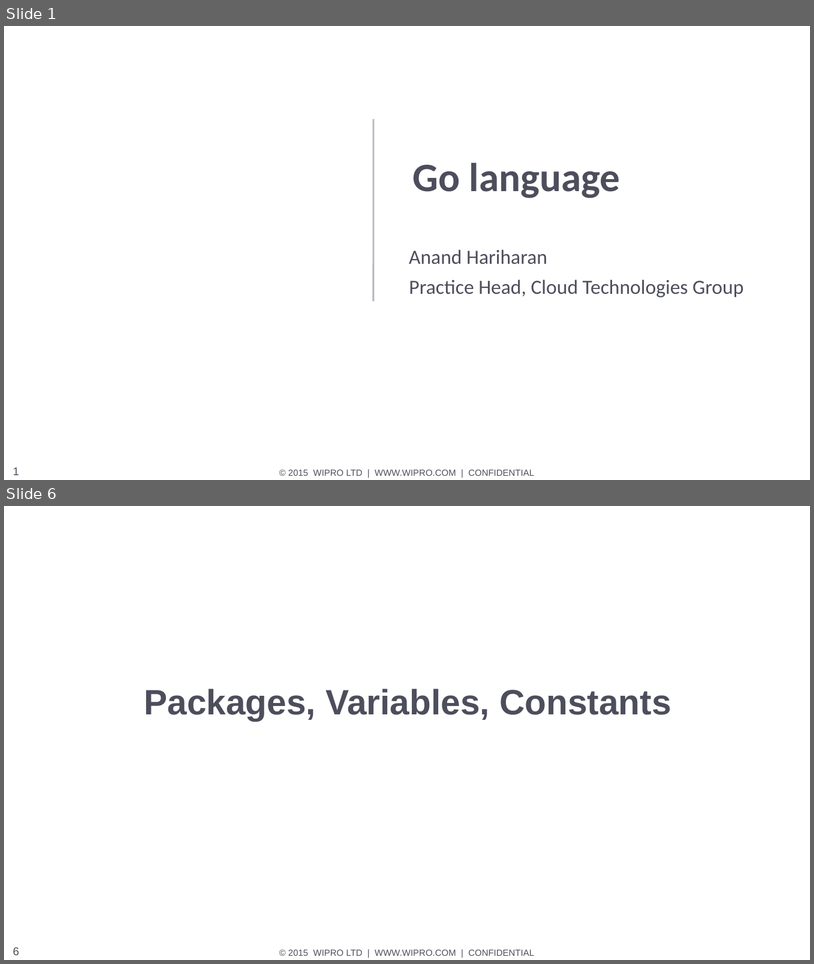
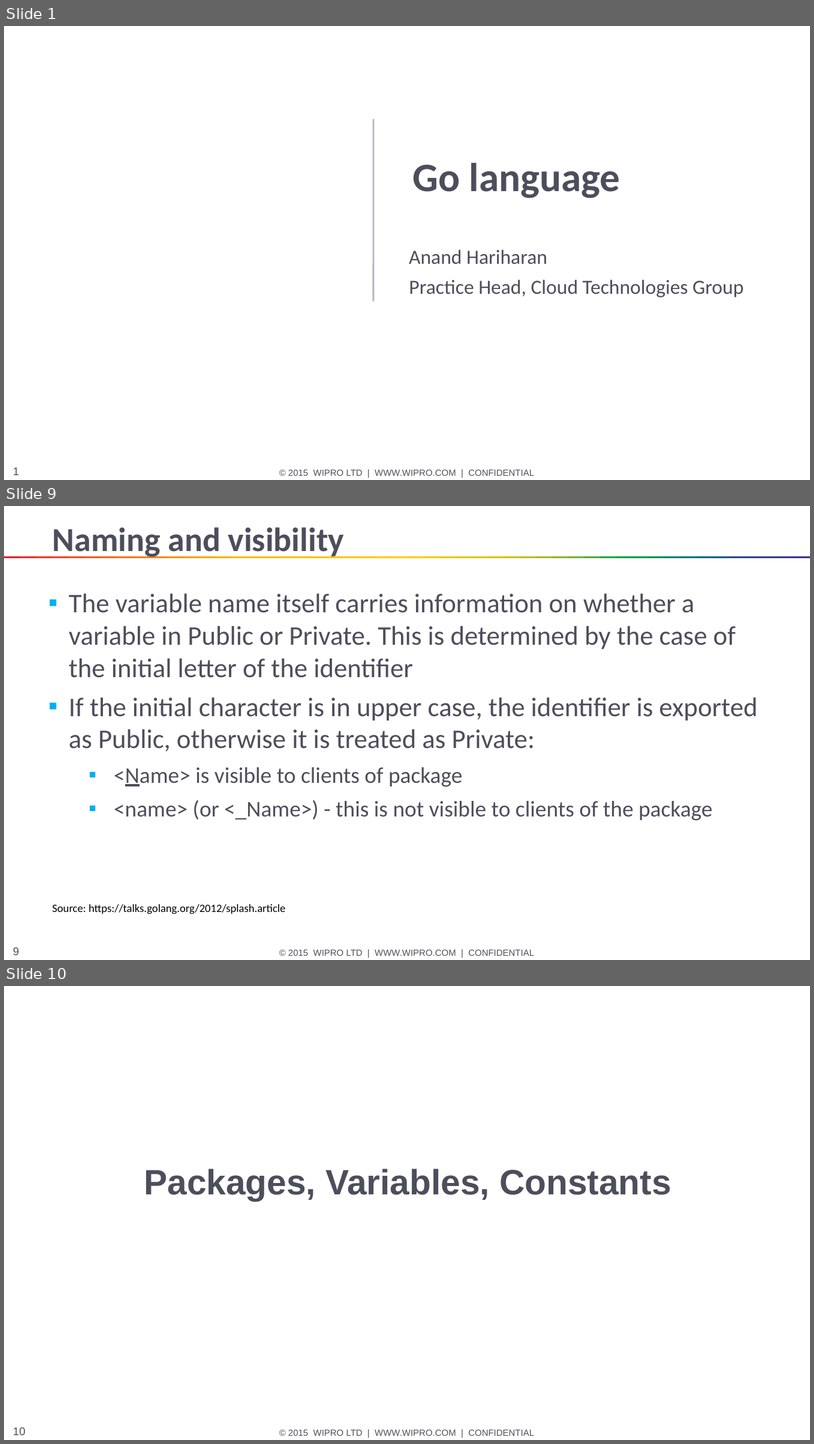
Before and after one commit to HANAND1979/go, a slide deck: go/Go.pptx. Shown one above the other, each under a label of ours: slides 1 and 6 before the commit, slides 1, 9 and 10 after it; the slides between them are not shown. The pictures are 814x964 and 814x1444 pixels, drawn with LibreOffice and Linux fonts; fonts in the diff are those of the drawing; background and template pictures are left out. Boxes give left, top, right and bottom in pixels: in the first picture for what was removed or moved away, otherwise in the second. Text is boxed around its words. In the diff, an @@ line names an element or a change of style, - is before the commit and + after.

```diff
--- a/go/Go.pptx
+++ b/go/Go.pptx
@@ slide 9 added at [4,506,810,960], background #FFFFFF; not listed: 6 template elements that a slide beside it also shows @@
@@ title added at [53,527,344,558], 30 pt, text #4D4E5C, bold @@
+Naming and visibility
@@ group added at [20,556,794,558]: 47 rectangles @@
@@ text added at [69,594,758,820], 24 pt, text #4D4E5C @@
+▪ The variable name itself carries information on whether a variable in Public or Private. This is determined by the case of the initial letter of the identifier
+▪ If the initial character is in upper case, the identifier is exported as Public, otherwise it is treated as Private:
+  ▪ <Name> is visible to clients of package
+  ▪ <name> (or <_Name>) - this is not visible to clients of the package
@@ text added at [52,904,285,914], 10 pt, text #000000 @@
+Source: https://talks.golang.org/2012/splash.article
@@ what was slide 6 is now slide 10 @@
@@ page number at [13,1427,26,1435]: text changed @@
-6
+10
```
Also in this commit, not shown: 11 slides changed, 7 other slides added, 3 slides removed.
